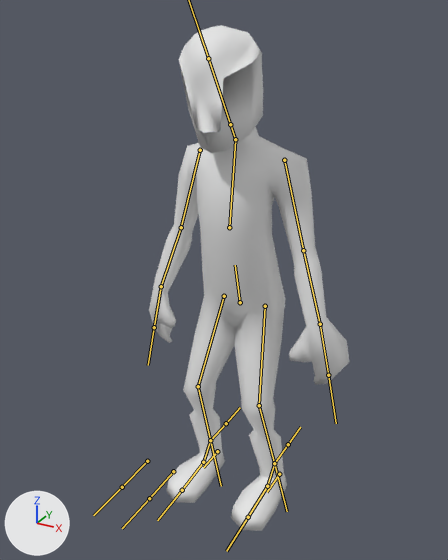
An edit to the FBX model fgx_transmission_entry/Assets/Models/basicJamppa.fbx, drawn before and after from the same camera.
Rendered twice from a camera (50 mm lens) standing at (0.932, -1.817, 1.785) and looking at (-0.01, -0.105, 0.929). The lights are fixed; the arrows at lower left show +X, +Y and +Z. The bones that bend it are drawn over the model as lines.

The first picture shows 'pelaaja'.
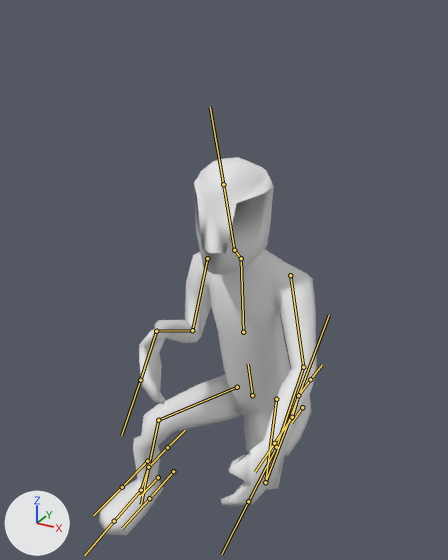
The newer file adds an action. The first version stands in its rest pose; the second is drawn at frame 1 of the action 'Armature|kameraLookidle'.

Pixel boxes [x1, y1, x2, y2] of what changed, in the pictures (448 x 560 px):
'pelaaja', posed (8% wider, 25% shorter): before [149, 25, 350, 531]; after [99, 157, 317, 535]
bone 'lowBody', root to tip: before (240, 302) to (235, 265); after (252, 395) to (248, 364)
bone 'highBody', root to tip: before (229, 227) to (235, 140); after (243, 332) to (241, 258)
bone 'head', root to tip: before (230, 124) to (208, 58); after (234, 250) to (223, 184)
bone 'armUp.L', root to tip: before (284, 160) to (303, 250); after (290, 275) to (303, 367)
bone 'armLow.L', root to tip: before (303, 250) to (320, 324); after (303, 367) to (276, 447)
bone 'hand.L', root to tip: before (320, 324) to (328, 375); after (276, 447) to (248, 501)
bone 'armUp.R', root to tip: before (200, 150) to (181, 227); after (207, 258) to (192, 330)
bone 'armLow.R', root to tip: before (181, 227) to (161, 286); after (192, 330) to (156, 331)
bone 'hand.R', root to tip: before (161, 286) to (154, 327); after (156, 331) to (140, 380)
bone 'legUp.L', root to tip: before (265, 306) to (259, 405); after (276, 399) to (265, 482)
bone 'legLow.L', root to tip: before (259, 405) to (274, 463); after (265, 482) to (298, 395)
bone 'legUp.R', root to tip: before (224, 296) to (198, 386); after (237, 387) to (158, 420)
bone 'legLow.R', root to tip: before (198, 386) to (210, 440); after (158, 420) to (148, 467)
bone 'legControl.L', root to tip: before (279, 474) to (267, 492); after (302, 407) to (291, 423)
bone 'legControl.R', root to tip: before (217, 451) to (203, 467); after (158, 477) to (141, 495)

What the commit changed:
Bone 'lowBody' (bone_lowbody) moves from (0.0, 0.0, 0.0) to (0.22, -1.08, 0.36).
Bone 'highBody' (bone_highbody) turns from (0, 0, 0) to (13, 0, 0) degrees about its own x, y and z.
Bone 'head' (bone_head) turns from (0, 0, 0) to (-29, 0, 0) degrees about its own x, y and z.
Bone 'armUp.L' (bone_armup_l) turns from (0, 0, 0) to (-34, -14, -22) degrees about its own x, y and z.
Bone 'armLow.L' (bone_armlow_l) turns from (0, 0, 0) to (-17, -5, 25) degrees about its own x, y and z.
Bone 'hand.L' (bone_hand_l) turns from (0, 0, 0) to (3, -34, 7) degrees about its own x, y and z.
Bone 'armUp.R' (bone_armup_r) turns from (0, 0, 0) to (-15, -10, 4) degrees about its own x, y and z.
Bone 'armLow.R' (bone_armlow_r) turns from (0, 0, 0) to (-85, 46, 32) degrees about its own x, y and z.
Bone 'hand.R' (bone_hand_r) turns from (0, 0, 0) to (58, 57, 16) degrees about its own x, y and z.
Bone 'legUp.L' (bone_legup_l) turns from (0, 0, 0) to (9, 6, 12) degrees about its own x, y and z.
Bone 'legLow.L' (bone_leglow_l) turns from (0, 0, 0) to (101, -12, 10) degrees about its own x, y and z.
Bone 'legUp.R' (bone_legup_r) turns from (0, 0, 0) to (-52, 13, 42) degrees about its own x, y and z.
Bone 'legLow.R' (bone_leglow_r) turns from (0, 0, 0) to (56, 5, -9) degrees about its own x, y and z.
Bone 'legControl.L' (bone_legcontrol_l) moves from (0.0, 0.0, 0.0) to (-0.04, -0.59, 0.67).
Bone 'legControl.R' (bone_legcontrol_r) moves from (0.0, 0.0, 0.0) to (0.41, 0.81, 0.0).
